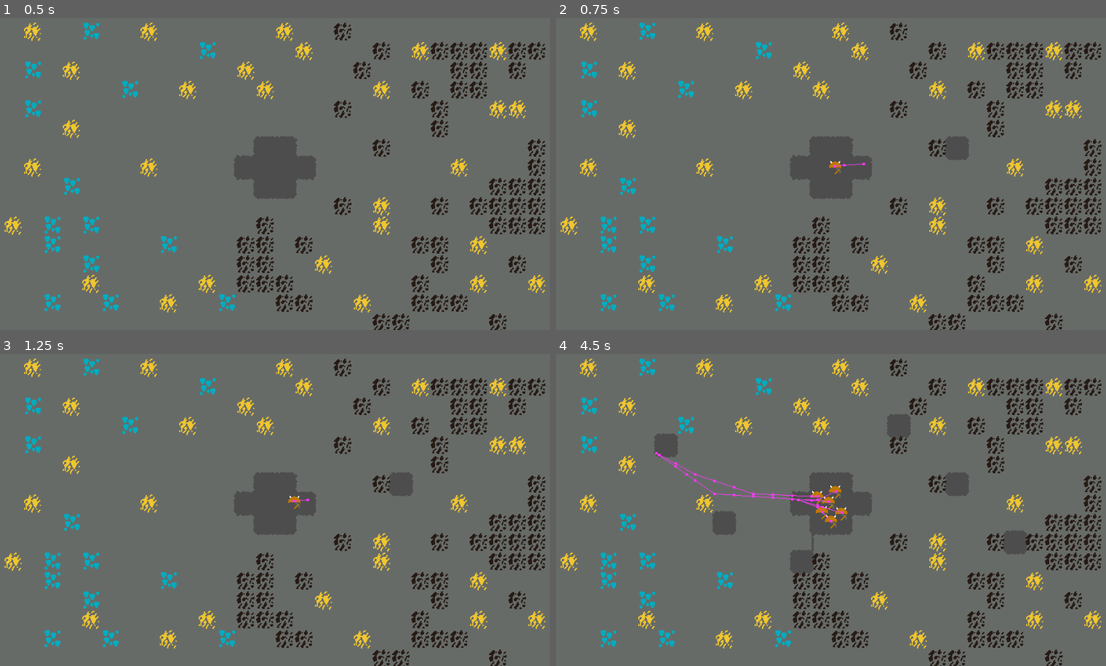
Above: before the commit, frames 1-4 (two rows, left to right).
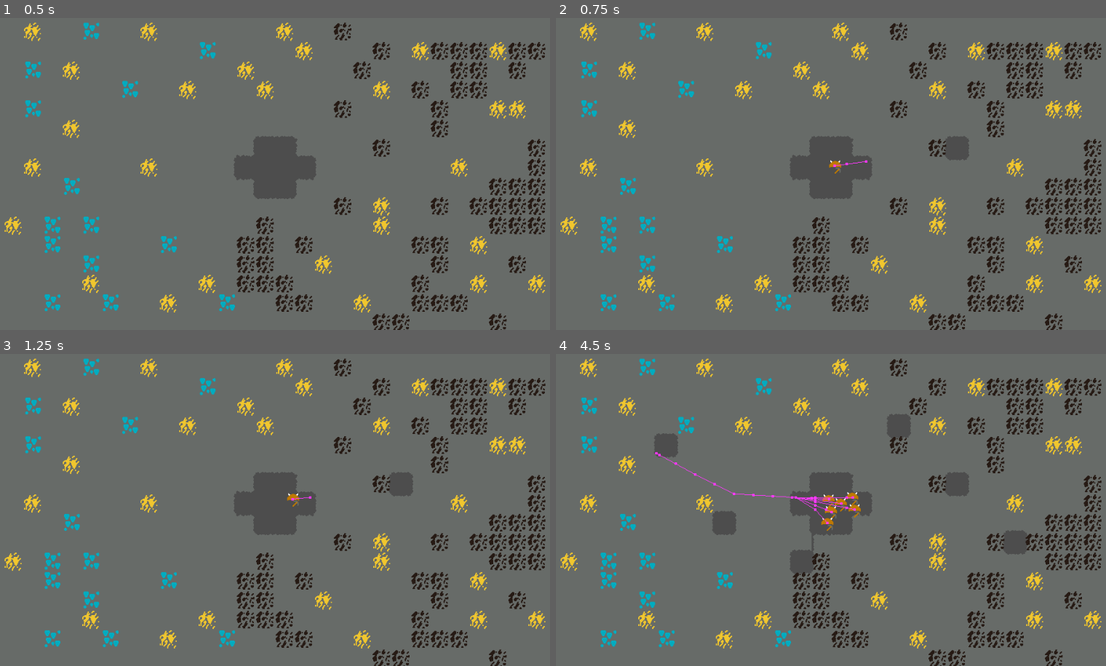
Above: after the commit, the same moments.

Repository: where-fore/dwarves
Game: Godot game, scene res://loose/main_game.tscn
The game is run twice, just before and just after one commit, with the same random seed, the same clock (stepped at 60 frames per second) and the same inputs.
Inputs (mouse positions are in pixels of both pictures, inside the frame that each line leads up to):
- Up to frame 1 (0.5 s): no input
- Up to frame 2 (0.75 s): tap Enter at 0.5 s; move the mouse to (957, 149) at 0.52 s; tap 1 at 0.6 s; click (957, 149) at 0.67 s
- Up to frame 3 (1.25 s): no input
- Up to frame 4 (4.5 s): move the mouse to (715, 519) at 1.27 s; tap 1 every 0.75 s from 1.35 to 4.35 s; click (715, 519) at 1.42 s; move the mouse to (891, 428) at 2.02 s; click (891, 428) at 2.17 s; move the mouse to (803, 569) at 2.77 s; click (803, 569) at 2.92 s; move the mouse to (1007, 550) at 3.52 s; click (1007, 550) at 3.67 s; move the mouse to (655, 453) at 4.27 s; click (655, 453) at 4.42 s

Frame 1 is identical in both runs. In frame 2, less than 0.1% of the frame differs, in the area x 49-57%, y 45-51%; in frame 3, less than 0.1%; in frame 4, 0.9%, in the area x 18-56%, y 32-57%.

Commit message:
navmesh tweaks

Diff:
--- a/project/loose/base_tile_sheet.tres
+++ b/project/loose/base_tile_sheet.tres
@@ -1,14 +1,8 @@
-[gd_resource type="TileSet" load_steps=5 format=3 uid="uid://cy3o1hwgh8lbq"]
+[gd_resource type="TileSet" load_steps=4 format=3 uid="uid://cy3o1hwgh8lbq"]
 
 [ext_resource type="Texture2D" uid="uid://cxinxh436ir1n" path="res://sprites/stone-Sheet.png" id="1_uh637"]
 
 [sub_resource type="NavigationPolygon" id="NavigationPolygon_uh637"]
-vertices = PackedVector2Array(16, 16, -16, 16, -16, -16, 16, -16)
-polygons = Array[PackedInt32Array]([PackedInt32Array(0, 1, 2, 3)])
-outlines = Array[PackedVector2Array]([PackedVector2Array(-16, -16, 16, -16, 16, 16, -16, 16)])
-agent_radius = 0.0
-
-[sub_resource type="NavigationPolygon" id="NavigationPolygon_57mo6"]
 vertices = PackedVector2Array(16, 16, -16, 16, -16, -16, 16, -16)
 polygons = Array[PackedInt32Array]([PackedInt32Array(0, 1, 2, 3)])
 outlines = Array[PackedVector2Array]([PackedVector2Array(-16, -16, 16, -16, 16, 16, -16, 16)])
@@ -22,7 +16,7 @@
 2:0/0 = 0
 2:0/0/terrain_set = 0
 2:0/0/terrain = 0
-2:0/0/physics_layer_0/polygon_0/points = PackedVector2Array(-16, -16, 16, -16, 16, 16, -16, 16)
+2:0/0/physics_layer_0/polygon_0/points = PackedVector2Array(-12, -12, 12, -12, 12, 12, -12, 12)
 2:0/0/terrains_peering_bit/right_side = 0
 2:0/0/terrains_peering_bit/bottom_right_corner = 0
 2:0/0/terrains_peering_bit/bottom_side = 0
@@ -36,7 +30,7 @@
 5:0/0 = 0
 5:0/0/terrain_set = 0
 5:0/0/terrain = 0
-5:0/0/physics_layer_0/polygon_0/points = PackedVector2Array(-16, -16, 16, -16, 16, 16, -16, 16)
+5:0/0/physics_layer_0/polygon_0/points = PackedVector2Array(-12, -12, 12, -12, 12, 12, -12, 12)
 5:0/0/terrains_peering_bit/right_side = 0
 5:0/0/terrains_peering_bit/bottom_right_corner = 0
 5:0/0/terrains_peering_bit/bottom_side = 0
@@ -45,7 +39,7 @@
 6:0/0 = 0
 6:0/0/terrain_set = 0
 6:0/0/terrain = 0
-6:0/0/physics_layer_0/polygon_0/points = PackedVector2Array(-16, -16, 16, -16, 16, 16, -16, 16)
+6:0/0/physics_layer_0/polygon_0/points = PackedVector2Array(-12, -12, 12, -12, 12, 12, -12, 12)
 6:0/0/terrains_peering_bit/bottom_side = 0
 6:0/0/terrains_peering_bit/bottom_left_corner = 0
 6:0/0/terrains_peering_bit/left_side = 0
@@ -54,17 +48,16 @@
 7:0/0 = 0
 7:0/0/terrain_set = 0
 7:0/0/terrain = 0
-7:0/0/physics_layer_0/polygon_0/points = PackedVector2Array(-16, -16, 16, -16, 16, 16, -16, 16)
+7:0/0/physics_layer_0/polygon_0/points = PackedVector2Array(-12, -12, 12, -12, 12, 12, -12, 12)
 7:0/0/terrains_peering_bit/right_side = 0
 7:0/0/terrains_peering_bit/bottom_right_corner = 0
 7:0/0/terrains_peering_bit/bottom_side = 0
 7:0/0/terrains_peering_bit/bottom_left_corner = 0
 7:0/0/terrains_peering_bit/left_side = 0
-7:0/0/navigation_layer_0/polygon = SubResource("NavigationPolygon_57mo6")
 8:0/0 = 0
 8:0/0/terrain_set = 0
 8:0/0/terrain = 0
-8:0/0/physics_layer_0/polygon_0/points = PackedVector2Array(-16, -16, 16, -16, 16, 16, -16, 16)
+8:0/0/physics_layer_0/polygon_0/points = PackedVector2Array(-12, -12, 12, -12, 12, 12, -12, 12)
 8:0/0/terrains_peering_bit/right_side = 0
 8:0/0/terrains_peering_bit/left_side = 0
 8:0/0/terrains_peering_bit/top_left_corner = 0
@@ -73,28 +66,28 @@
 9:0/0 = 0
 9:0/0/terrain_set = 0
 9:0/0/terrain = 0
-9:0/0/physics_layer_0/polygon_0/points = PackedVector2Array(-16, -16, 16, -16, 16, 16, -16, 16)
+9:0/0/physics_layer_0/polygon_0/points = PackedVector2Array(-12, -12, 12, -12, 12, 12, -12, 12)
 9:0/0/terrains_peering_bit/right_side = 0
 9:0/0/terrains_peering_bit/bottom_right_corner = 0
 9:0/0/terrains_peering_bit/bottom_side = 0
 10:0/0 = 0
 10:0/0/terrain_set = 0
 10:0/0/terrain = 0
-10:0/0/physics_layer_0/polygon_0/points = PackedVector2Array(-16, -16, 16, -16, 16, 16, -16, 16)
+10:0/0/physics_layer_0/polygon_0/points = PackedVector2Array(-12, -12, 12, -12, 12, 12, -12, 12)
 10:0/0/terrains_peering_bit/bottom_side = 0
 10:0/0/terrains_peering_bit/bottom_left_corner = 0
 10:0/0/terrains_peering_bit/left_side = 0
 11:0/0 = 0
 11:0/0/terrain_set = 0
 11:0/0/terrain = 0
-11:0/0/physics_layer_0/polygon_0/points = PackedVector2Array(-16, -16, 16, -16, 16, 16, -16, 16)
+11:0/0/physics_layer_0/polygon_0/points = PackedVector2Array(-12, -12, 12, -12, 12, 12, -12, 12)
 11:0/0/terrains_peering_bit/right_side = 0
 11:0/0/terrains_peering_bit/top_side = 0
 11:0/0/terrains_peering_bit/top_right_corner = 0
 12:0/0 = 0
 12:0/0/terrain_set = 0
 12:0/0/terrain = 0
-12:0/0/physics_layer_0/polygon_0/points = PackedVector2Array(-16, -16, 16, -16, 16, 16, -16, 16)
+12:0/0/physics_layer_0/polygon_0/points = PackedVector2Array(-12, -12, 12, -12, 12, 12, -12, 12)
 12:0/0/terrains_peering_bit/left_side = 0
 12:0/0/terrains_peering_bit/top_left_corner = 0
 12:0/0/terrains_peering_bit/top_side = 0
--- a/project/loose/dwarf.gd
+++ b/project/loose/dwarf.gd
@@ -2,7 +2,7 @@
 
 @onready var navigation_agent_2d: NavigationAgent2D = $NavigationAgent2D
 
-var speed = 50
+var speed:float = 50.0
 
 func _physics_process(_delta: float) -> void:
 	navigation_agent_2d.target_position = get_global_mouse_position()
--- a/project/loose/main_game.tscn
+++ b/project/loose/main_game.tscn
@@ -7,7 +7,7 @@
 [ext_resource type="PackedScene" uid="uid://n7uc5yvkduvw" path="res://loose/dwarf.tscn" id="3_yeltw"]
 
 [sub_resource type="NavigationPolygon" id="NavigationPolygon_8bvjn"]
-vertices = PackedVector2Array(502, 266, 534, 266, 534, 278, 502, 278, 502, 310, 458, 310, 458, 278, 458, 266, 426, 278, 426, 266, 502, 234, 458, 234)
+vertices = PackedVector2Array(506, 262, 538, 262, 538, 282, 506, 282, 506, 314, 454, 314, 454, 282, 454, 262, 422, 282, 422, 262, 506, 230, 454, 230)
 polygons = Array[PackedInt32Array]([PackedInt32Array(0, 1, 2, 3), PackedInt32Array(3, 4, 5, 6), PackedInt32Array(0, 3, 6, 7), PackedInt32Array(6, 8, 9, 7), PackedInt32Array(10, 0, 7, 11)])
 parsed_geometry_type = 1
 
